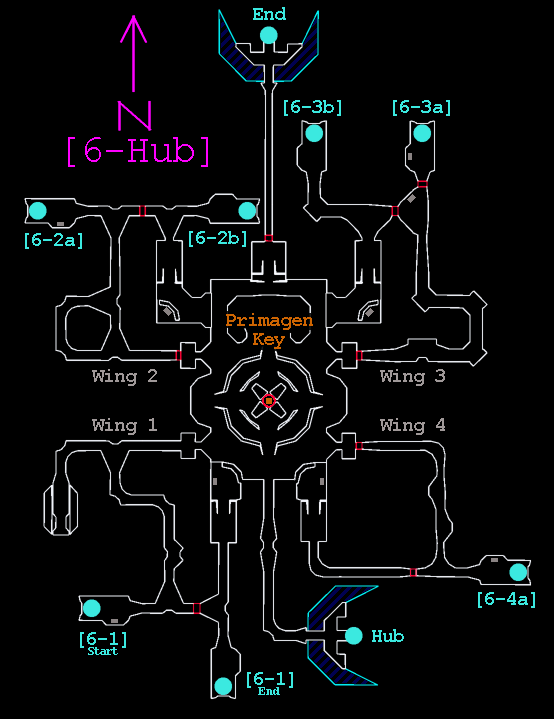
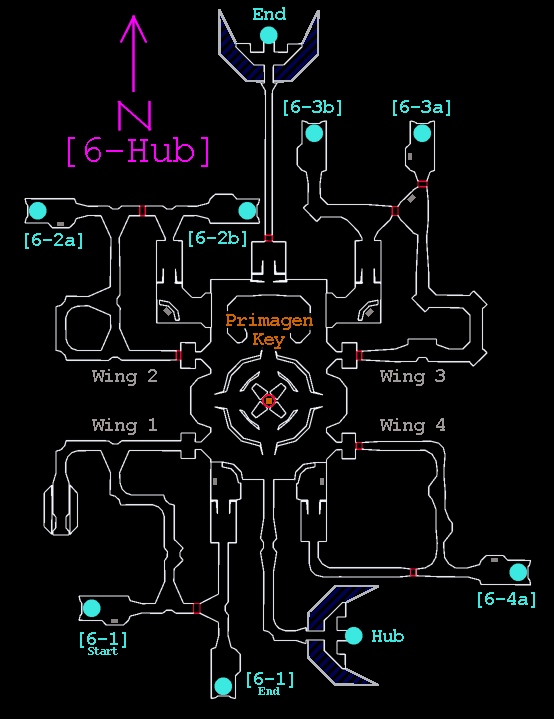
Revision of a layered (554, 719) image; what changed, layer by layer:
painted on "Map" over <box>218,9,379,686</box>